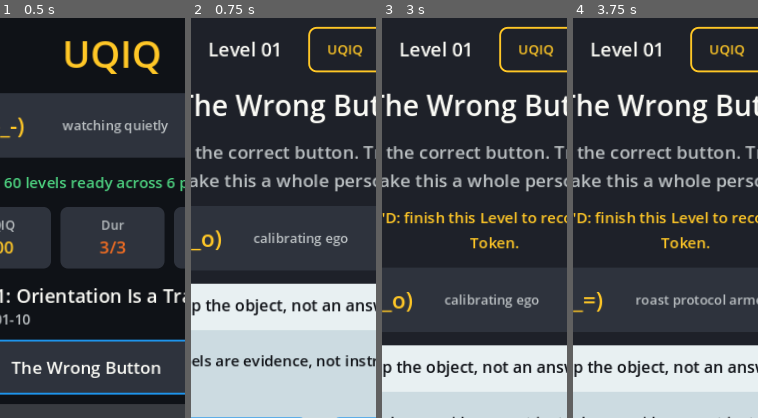
Above: before the commit, frames 1-4 (left to right).
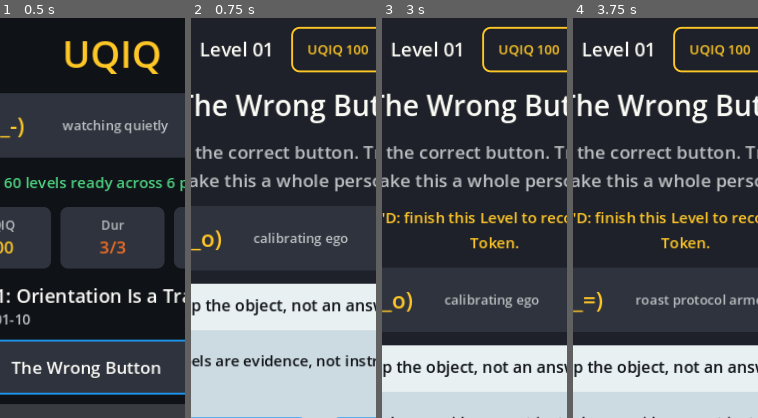
Above: after the commit, the same moments.

Repository: scwlkr/UQIQ
Game: Godot game, scene res://scenes/Main.tscn
The game is run twice, just before and just after one commit, with the same random seed, the same clock (stepped at 60 frames per second) and the same inputs.
Inputs:
- Up to frame 1 (0.5 s): no input
- Up to frame 2 (0.75 s): click "01 The Wrong Button" at 0.5 s
- Up to frame 3 (3 s): click "<" at 1.25 s; click "DUR" at 2 s; click "01 The Wrong Button | DUR'D -…" at 2.75 s
- Up to frame 4 (3.75 s): click "Roast" at 3.5 s
The pictures show only the part of the screen within x 20-70%, y 2-52%; the shares and areas given below are measured in that part.

Frame 1 is identical in both runs. In frame 2, 1.9% of the frame differs, in the area x 5-96%, y 2-14%; in frame 3, 1.9%; in frame 4, 1.9%.

Commit message:
Show full play header score

Diff:
--- a/scripts/main.gd
+++ b/scripts/main.gd
@@ -470,7 +470,7 @@
 	level_label.add_theme_color_override("font_color", COLOR_TEXT)
 	top_bar.add_child(level_label)
 
-	_add_play_header_chip(top_bar, "UQIQ %d" % _profile.current_uqiq_score(), COLOR_YELLOW, 82)
+	_add_play_header_chip(top_bar, "UQIQ %d" % _profile.current_uqiq_score(), COLOR_YELLOW, 100)
 	_add_play_header_chip(top_bar, "Dur %d" % _profile.dur_tokens(), COLOR_ORANGE, 76)
 
 	_add_label(root, str(level.get("title", "Untitled")), 30, COLOR_TEXT)
--- a/scripts/verify_issue_23_ui_readability.gd
+++ b/scripts/verify_issue_23_ui_readability.gd
@@ -48,9 +48,11 @@
 	_assert_text_controls("Level List")
 
 	_main.call("_show_play_screen", _level_by_number(41))
+	_assert_play_header_score_visible("Memory Flash Play Screen")
 	_assert_text_controls("Memory Flash Play Screen")
 
 	_main.call("_show_play_screen", _level_by_number(51))
+	_assert_play_header_score_visible("Physics Draw Play Screen")
 	_assert_text_controls("Physics Draw Play Screen")
 
 	var level := _level_by_number(1)
@@ -62,6 +64,16 @@
 
 func _assert_text_controls(context: String) -> void:
 	_collect_text_controls(_main, context)
+
+
+func _assert_play_header_score_visible(context: String) -> void:
+	var label := _label_with_text(_main, "UQIQ 100")
+	_require(label != null, "%s play header should show the full starting UQIQ score." % context)
+	if label == null:
+		return
+
+	var chip := label.get_parent() as Control
+	_require(chip != null and chip.custom_minimum_size.x >= 100.0, "%s UQIQ chip should be wide enough for the full score." % context)
 
 
 func _collect_text_controls(node: Node, context: String) -> void:
@@ -95,6 +107,16 @@
 		if _node_has_label_text(child, text):
 			return true
 	return false
+
+
+func _label_with_text(node: Node, text: String) -> Label:
+	if node is Label and str(node.text).contains(text):
+		return node as Label
+	for child in node.get_children():
+		var label := _label_with_text(child, text)
+		if label != null:
+			return label
+	return null
 
 
 func _level_by_number(level_number: int) -> Dictionary:
Binary file changed: docs/app-store/screenshots/02_level_01_play.png
Binary file changed: docs/app-store/screenshots/03_pattern_grid.png
Binary file changed: docs/app-store/screenshots/04_memory_flash.png
Binary file changed: docs/app-store/screenshots/05_physics_draw.png
Binary file changed: docs/app-store/screenshots/07_drag_logic.png
Binary file changed: docs/app-store/screenshots/08_text_trap.png
Not shown, changed: docs/RELEASE_STATUS.md
